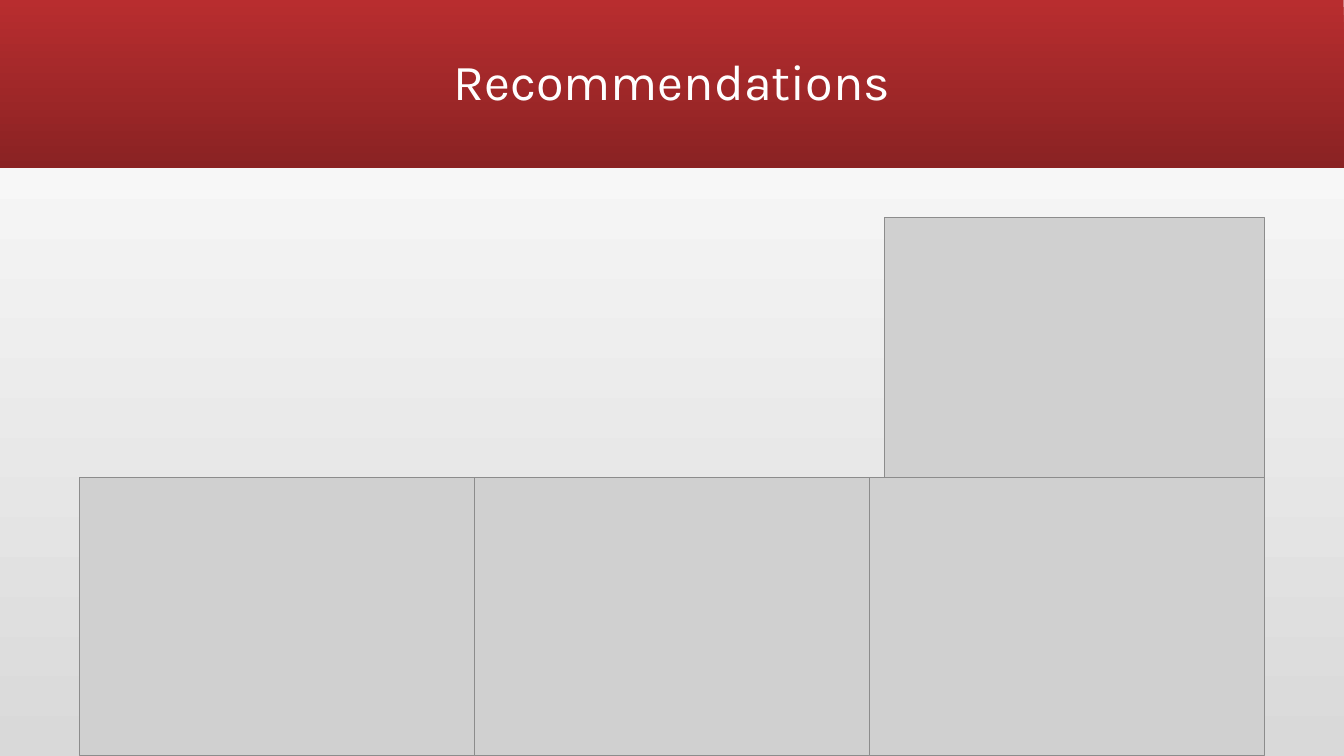
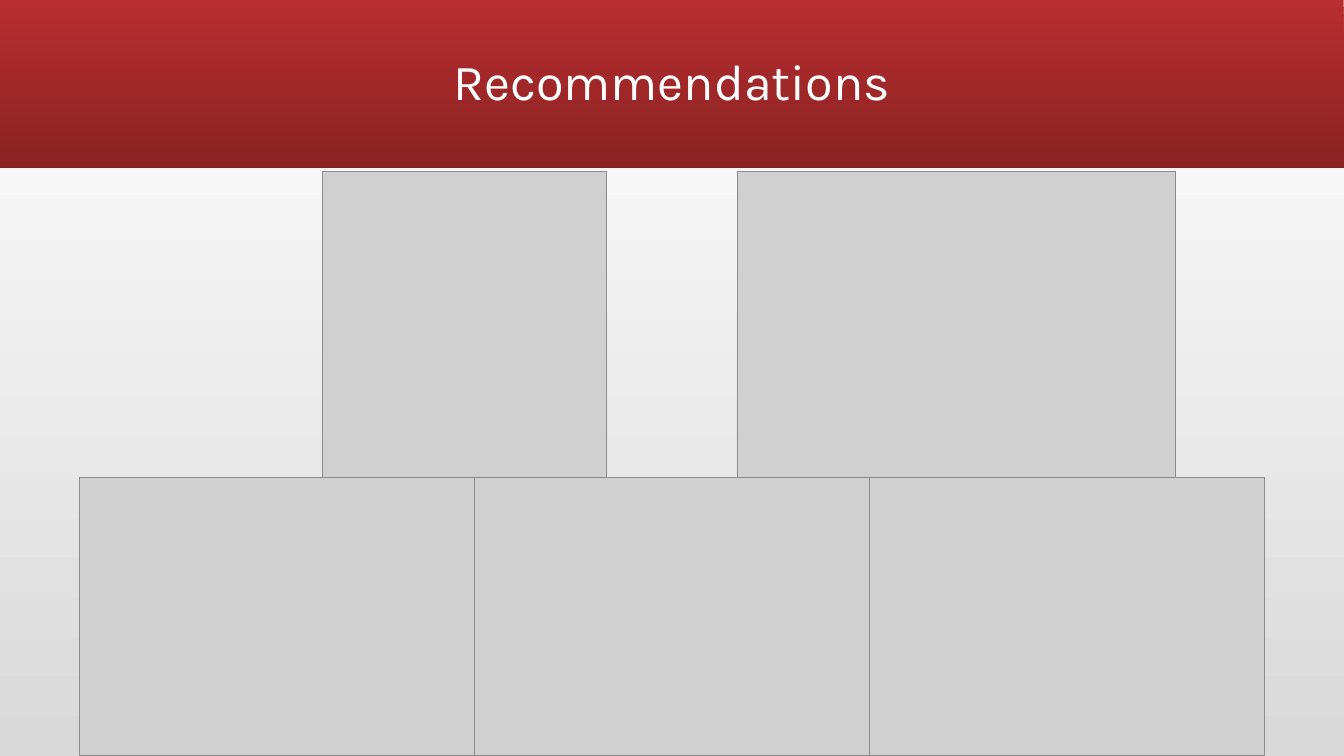
Before and after one commit to KelliExMachina/infectious, a slide deck: slide 8 of infectious.pptx. Drawn at 1344x756 pixels with LibreOffice and Linux fonts; fonts in the diff are those of the drawing; grey boxes stand for pictures. Boxes give left, top, right and bottom in pixels: in the first picture for what was removed or moved away, otherwise in the second. Text is boxed around its words. In the diff, an @@ line names an element or a change of style, - is before the commit and + after.

Commit message:
slide deck recommendations

```diff
--- a/infectious.pptx
+++ b/infectious.pptx
@@ picture added at bbox=[323, 171, 606, 478] @@
@@ picture: place and size @@
-picture at bbox=[885, 218, 1264, 478]
+picture at bbox=[738, 171, 1177, 478]
```
Also in this commit, not shown: 1 slide added, 1 slide removed.
